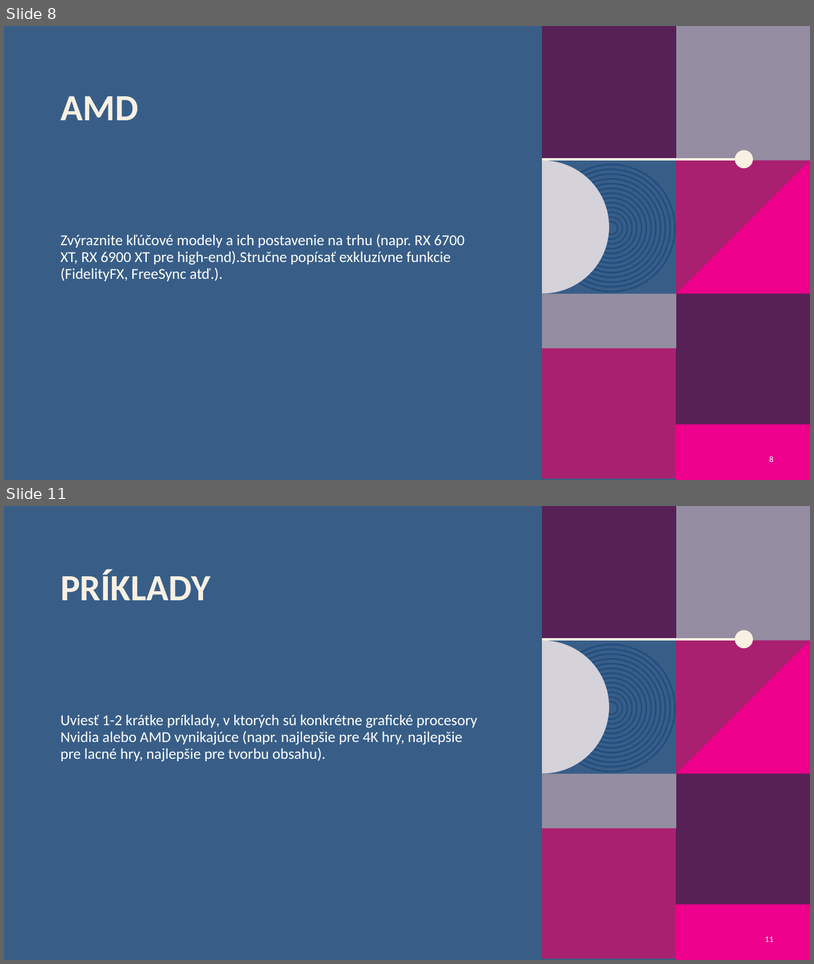
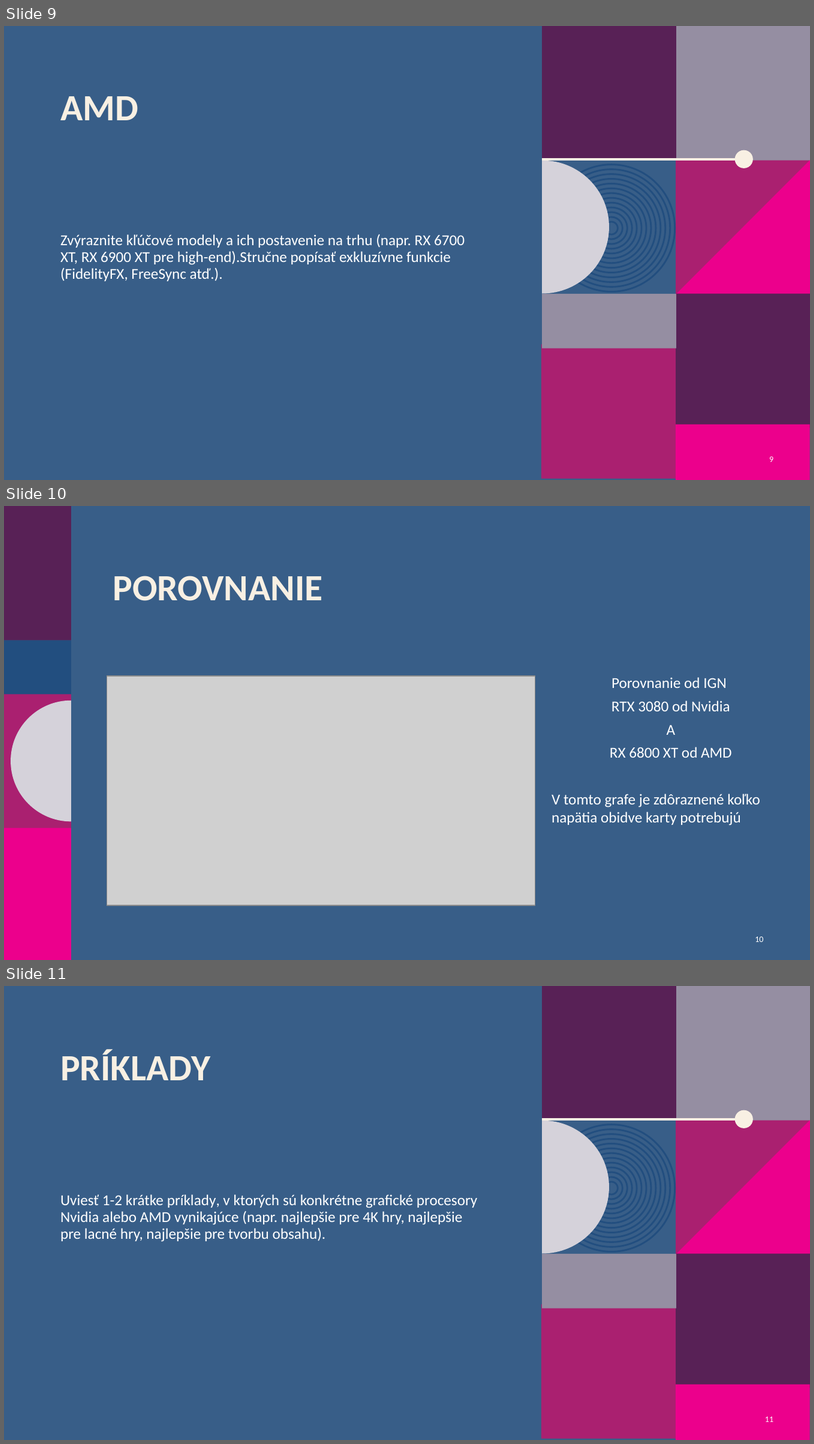
Before and after one commit to JetamAdzak/Rocnikova-praca, a slide deck: ROCNIKOVA_GPU_PREZ.pptx. Shown one above the other, each under a label of ours: slides 8 and 11 before the commit, slides 9, 10 and 11 after it; the slides between them are not shown. The pictures are 814x964 and 814x1444 pixels, drawn with LibreOffice and Linux fonts; fonts in the diff are those of the drawing; grey boxes stand for pictures; background and template pictures are left out. Boxes give left, top, right and bottom in pixels: in the first picture for what was removed or moved away, otherwise in the second. Text is boxed around its words. In the diff, an @@ line names an element or a change of style, - is before the commit and + after.

```diff
--- a/ROCNIKOVA_GPU_PREZ.pptx
+++ b/ROCNIKOVA_GPU_PREZ.pptx
@@ slide 10 added at (4,506,810,960), background #385E88 @@
@@ title added at (113,576,323,601), 44 pt, text #F8F0E3, bold @@
+POROVNANIE
@@ picture added at (107,676,535,905) @@
@@ text added at (552,677,760,825), 18 pt, text #FFFFFF @@
+Porovnanie od IGN
+RTX 3080 od Nvidia
+A
+RX 6800 XT od AMD
+V tomto grafe je zdôraznené koľko napätia obidve karty potrebujú
@@ group added at (4,506,71,960): 4 rectangles, 1 freeform shape @@
@@ page number added at (755,936,764,942), 10 pt, text #FFFFFF @@
+10
@@ what was slide 8 is now slide 9 @@
@@ page number at (770,456,774,462): text changed @@
-8
+9
```
Also in this commit, not shown: 2 slides changed, 2 other slides added, 3 slides removed, 1 other file.
